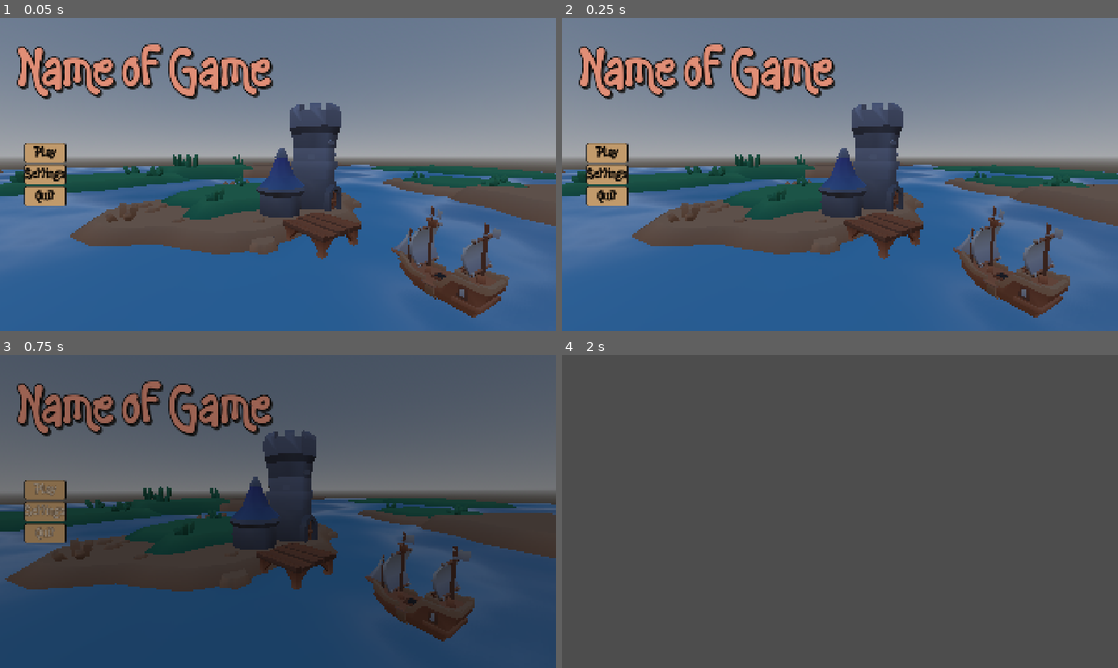
Above: before the commit, frames 1-4 (two rows, left to right).
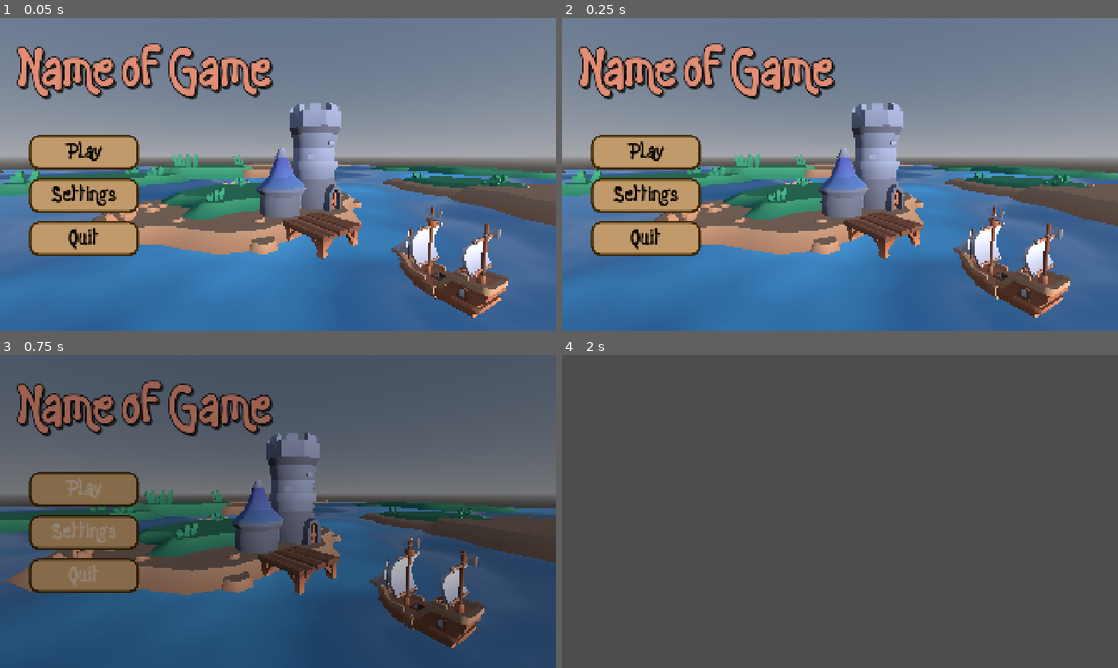
Above: after the commit, the same moments.

Repository: Leleep/stratgame
Game: Godot game, scene res://scenes/main_menu.tscn
The game is run twice, just before and just after one commit, with the same random seed, the same clock (stepped at 60 frames per second) and the same inputs.
Inputs (mouse positions are in pixels of both pictures, inside the frame that each line leads up to):
- Up to frame 1 (0.05 s): no input
- Up to frame 2 (0.25 s): no input
- Up to frame 3 (0.75 s): click "Play" at 0.5 s
- Up to frame 4 (2 s): move the mouse to (962, 495) at 1.27 s

The runs differ from the first frame. In frame 1, 23% of the frame differs, in the area x 0-100%, y 27-100%; in frame 2, 23%; in frame 3, 24%, in the area x 0-100%, y 24-94%; in frame 4, nothing differs.

Commit message:
more changes

Diff:
--- a/scenes/main_menu.tscn
+++ b/scenes/main_menu.tscn
@@ -18,10 +18,10 @@
 transform = Transform3D(0.81053114, 0.05255252, -0.58333313, 0, 0.99596643, 0.08972669, 0.58569556, -0.07272627, 0.8072618, -27.973661, 15.580611, 60.06601)
 
 [node name="Play" type="Marker3D" parent="CameraMarkers" unique_id=1860964014]
-transform = Transform3D(0.12875934, 0.20868383, -0.96947, 0, 0.9776078, 0.21043552, 0.99167585, -0.02709554, 0.12587614, -10.298103, 7.036422, 54.50177)
+transform = Transform3D(0.18906026, 0.0762659, -0.9789994, 0, 0.9969794, 0.07766658, 0.9819655, -0.014683664, 0.18848918, -10.574341, 5.929199, 51.19246)
 
 [node name="Settings" type="Marker3D" parent="CameraMarkers" unique_id=576821869]
-transform = Transform3D(0.82513446, 0.0034718947, 0.56492573, 0, 0.99998116, -0.006145638, -0.5649364, 0.005070978, 0.82511884, 25.304129, 14.933825, 42.3877)
+transform = Transform3D(0.7671891, -0.08813603, 0.6353369, 0, 0.99051464, 0.13740747, -0.64142096, -0.10541751, 0.759912, 16.93158, 18.602516, 48.720764)
 
 [node name="Quit" type="Marker3D" parent="CameraMarkers" unique_id=1027336766]
 transform = Transform3D(-0.16680525, 0.019752245, -0.985792, 0, 0.9997993, 0.020032907, 0.98598987, 0.0033415945, -0.16677177, -13.778923, 7.6434083, 20.268753)
@@ -43,15 +43,16 @@
 
 [node name="VBoxContainer" type="VBoxContainer" parent="UI" unique_id=1322505157]
 anchors_preset = -1
-anchor_left = 0.043
-anchor_top = 0.5
-anchor_right = 0.078
-anchor_bottom = 0.5
+anchor_left = 0.073
+anchor_top = 0.568
+anchor_right = 0.096
+anchor_bottom = 0.568
 offset_top = -50.5
-offset_right = 70.0
+offset_right = 256.0
 offset_bottom = 50.5
 grow_vertical = 2
 theme = ExtResource("2_bqqt6")
+theme_override_constants/separation = 28
 alignment = 1
 
 [node name="PlayButton" type="Button" parent="UI/VBoxContainer" unique_id=377273876]
@@ -74,3 +75,6 @@
 grow_vertical = 2
 mouse_filter = 2
 color = Color(0, 0, 0, 0)
+
+[node name="DirectionalLight3D" type="DirectionalLight3D" parent="." unique_id=1643971198]
+transform = Transform3D(-1, -1.5257423e-09, -8.740946e-08, 0, -0.9998477, 0.017452458, -8.742278e-08, 0.017452458, 0.9998477, 0, 0, 0)
--- a/ui/themes/main_menu.tres
+++ b/ui/themes/main_menu.tres
@@ -5,63 +5,78 @@
 
 [sub_resource type="StyleBoxFlat" id="StyleBoxFlat_6djmp"]
 bg_color = Color(0.75686276, 0.6039216, 0.41960785, 1)
-border_width_left = 3
-border_width_top = 3
-border_width_right = 3
-border_width_bottom = 3
-border_color = Color(0.06879829, 0.068798274, 0.068798214, 1)
-corner_radius_top_left = 8
-corner_radius_top_right = 8
-corner_radius_bottom_right = 8
-corner_radius_bottom_left = 8
+border_width_left = 7
+border_width_top = 7
+border_width_right = 7
+border_width_bottom = 10
+border_color = Color(0.22603017, 0.14375636, 0.005495232, 1)
+corner_radius_top_left = 30
+corner_radius_top_right = 30
+corner_radius_bottom_right = 30
+corner_radius_bottom_left = 30
+corner_detail = 2
+expand_margin_left = 40.0
+expand_margin_right = 40.0
 
 [sub_resource type="StyleBoxFlat" id="StyleBoxFlat_gucux"]
 bg_color = Color(0.8553863, 0.71506697, 0.54917735, 1)
-border_width_left = 3
-border_width_top = 3
-border_width_right = 3
-border_width_bottom = 3
+border_width_left = 7
+border_width_top = 7
+border_width_right = 7
+border_width_bottom = 7
 border_color = Color(0.7286833, 0.594886, 0.11888454, 1)
-corner_radius_top_left = 8
-corner_radius_top_right = 8
-corner_radius_bottom_right = 8
-corner_radius_bottom_left = 8
+corner_radius_top_left = 30
+corner_radius_top_right = 30
+corner_radius_bottom_right = 30
+corner_radius_bottom_left = 30
+corner_detail = 2
+expand_margin_left = 38.0
+expand_margin_right = 38.0
 
 [sub_resource type="StyleBoxFlat" id="StyleBoxFlat_vc2ad"]
 bg_color = Color(0.8553863, 0.71506697, 0.54917735, 1)
-border_width_left = 3
-border_width_top = 3
-border_width_right = 3
-border_width_bottom = 3
-border_color = Color(0.06879829, 0.068798274, 0.068798214, 1)
-corner_radius_top_left = 8
-corner_radius_top_right = 8
-corner_radius_bottom_right = 8
-corner_radius_bottom_left = 8
+border_width_left = 7
+border_width_top = 7
+border_width_right = 7
+border_width_bottom = 7
+border_color = Color(0.22603017, 0.14375636, 0.005495232, 1)
+corner_radius_top_left = 30
+corner_radius_top_right = 30
+corner_radius_bottom_right = 30
+corner_radius_bottom_left = 30
+corner_detail = 2
+expand_margin_left = 38.0
+expand_margin_right = 38.0
 
 [sub_resource type="StyleBoxFlat" id="StyleBoxFlat_md6cf"]
 bg_color = Color(0.75686276, 0.6039216, 0.41960785, 1)
-border_width_left = 3
-border_width_top = 3
-border_width_right = 3
-border_width_bottom = 3
-border_color = Color(0.06879829, 0.068798274, 0.068798214, 1)
-corner_radius_top_left = 8
-corner_radius_top_right = 8
-corner_radius_bottom_right = 8
-corner_radius_bottom_left = 8
+border_width_left = 7
+border_width_top = 7
+border_width_right = 7
+border_width_bottom = 10
+border_color = Color(0.22603017, 0.14375636, 0.005495232, 1)
+corner_radius_top_left = 30
+corner_radius_top_right = 30
+corner_radius_bottom_right = 30
+corner_radius_bottom_left = 30
+corner_detail = 2
+expand_margin_left = 40.0
+expand_margin_right = 40.0
 
 [sub_resource type="StyleBoxFlat" id="StyleBoxFlat_l1pqd"]
 bg_color = Color(0.62501216, 0.48477244, 0.31354102, 1)
-border_width_left = 3
-border_width_top = 3
-border_width_right = 3
-border_width_bottom = 3
-border_color = Color(0.06879829, 0.068798274, 0.068798214, 1)
-corner_radius_top_left = 8
-corner_radius_top_right = 8
-corner_radius_bottom_right = 8
-corner_radius_bottom_left = 8
+border_width_left = 7
+border_width_top = 7
+border_width_right = 7
+border_width_bottom = 7
+border_color = Color(0.22603017, 0.14375636, 0.005495232, 1)
+corner_radius_top_left = 30
+corner_radius_top_right = 30
+corner_radius_bottom_right = 30
+corner_radius_bottom_left = 30
+corner_detail = 2
+expand_margin_left = 38.0
+expand_margin_right = 38.0
 
 [resource]
 default_font = ExtResource("2_vc2ad")
@@ -71,8 +86,8 @@
 Button/colors/font_hover_pressed_color = Color(0.15686275, 0.12156863, 0.02745098, 1)
 Button/colors/font_outline_color = Color(0.16748643, 0.10136051, 0.05785782, 1)
 Button/colors/font_pressed_color = Color(0.15686275, 0.12156863, 0.02745098, 1)
-Button/constants/outline_size = 4
-Button/font_sizes/font_size = 50
+Button/constants/outline_size = 0
+Button/font_sizes/font_size = 80
 Button/fonts/font = ExtResource("1_gucux")
 Button/styles/disabled = SubResource("StyleBoxFlat_6djmp")
 Button/styles/focus = SubResource("StyleBoxFlat_gucux")
